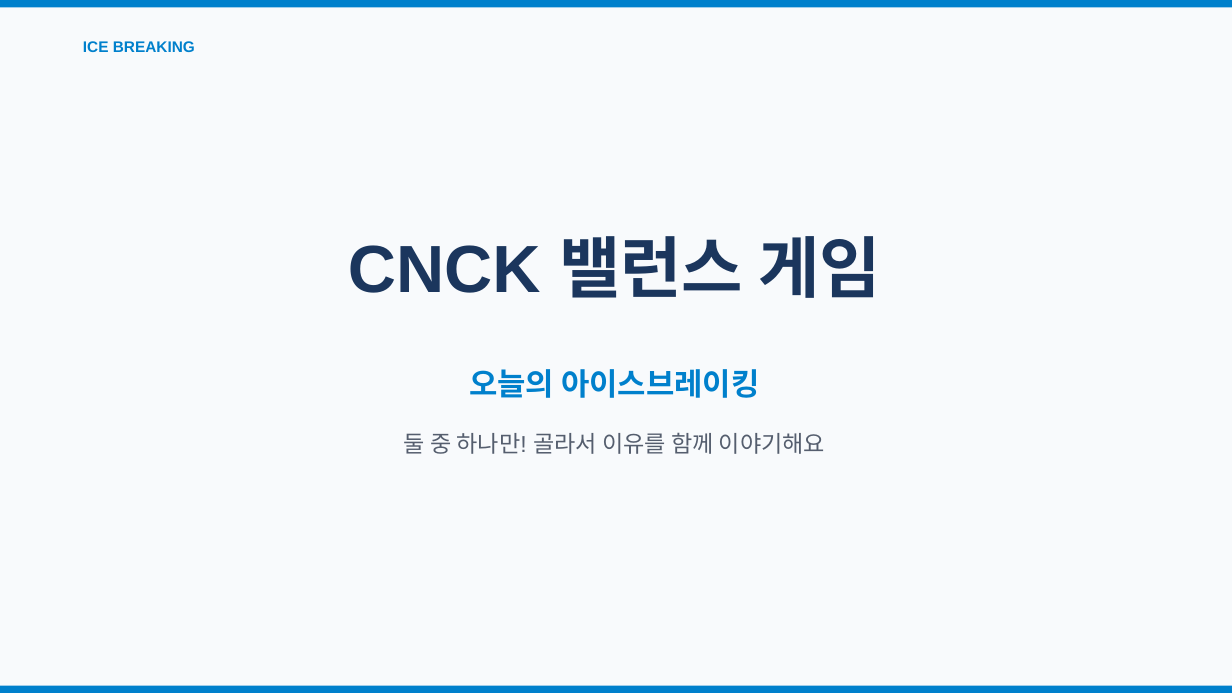
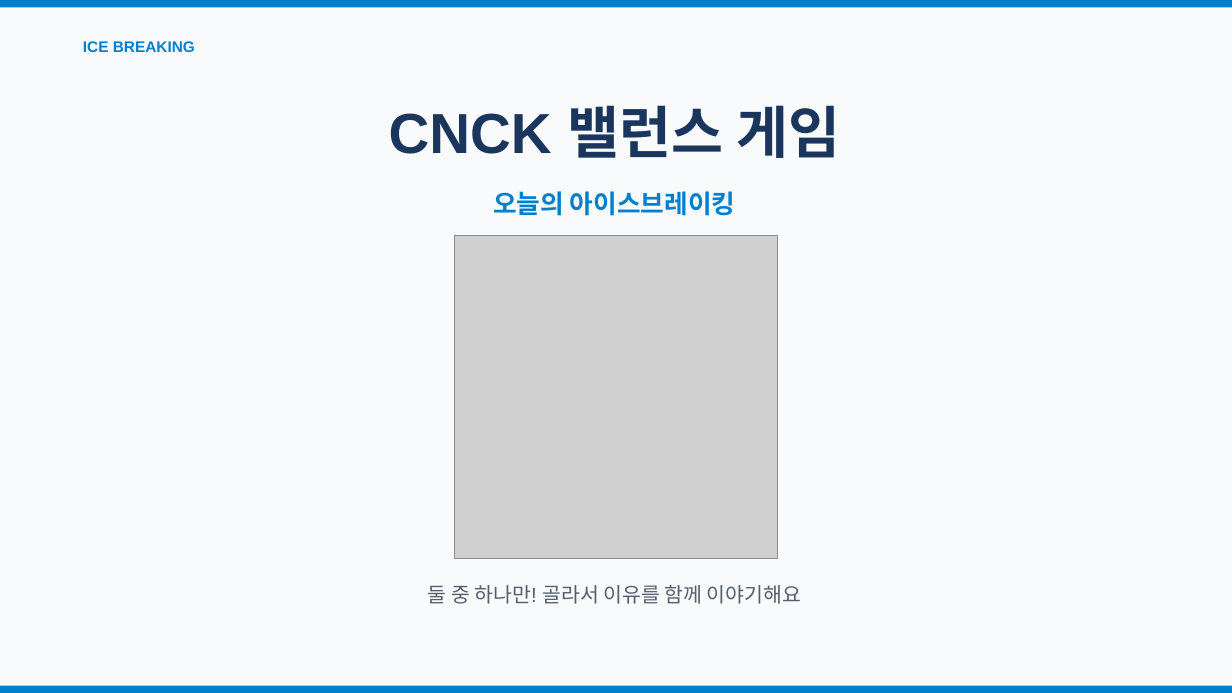
Before and after one commit to Cloud-Native-Community-Korea/kubeCommunityNight, a slide deck: slide 7 of cnck-kube-community-night.pptx. Drawn at 1232x693 pixels with LibreOffice and Linux fonts; fonts in the diff are those of the drawing; grey boxes stand for pictures. Boxes give left, top, right and bottom in pixels: in the first picture for what was removed or moved away, otherwise in the second. Text is boxed around its words. In the diff, an @@ line names an element or a change of style, - is before the commit and + after.

```diff
--- a/cnck-kube-community-night.pptx
+++ b/cnck-kube-community-night.pptx
@@ text "CNCK 밸런스 게임": place and size @@
-text "CNCK 밸런스 게임" at (348, 236, 881, 298)
+text "CNCK 밸런스 게임" at (389, 105, 840, 158)
@@ text "CNCK 밸런스 게임" at (389, 105, 840, 158): size 52 to 44 pt @@
@@ text "오늘의 아이스브레이킹": place and size @@
-text "오늘의 아이스브레이킹" at (469, 369, 759, 398)
+text "오늘의 아이스브레이킹" at (493, 191, 736, 216)
@@ text "오늘의 아이스브레이킹" at (493, 191, 736, 216): size 24 to 20 pt @@
@@ picture added at (455, 236, 778, 559) @@
@@ text "둘 중 하나만! 골라서 이유를 ...": place and size @@
-text "둘 중 하나만! 골라서 이유를 ..." at (404, 432, 825, 454)
+text "둘 중 하나만! 골라서 이유를 ..." at (428, 585, 801, 604)
@@ text "둘 중 하나만! 골라서 이유를 ..." at (428, 585, 801, 604): size 18 to 16 pt @@
```
Also in this commit, not shown: 3 other files.
